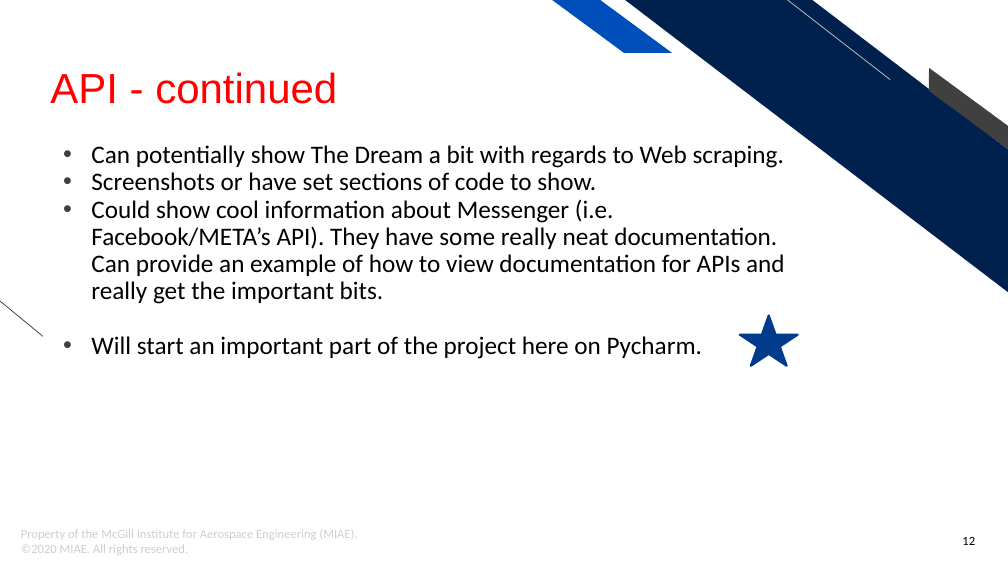
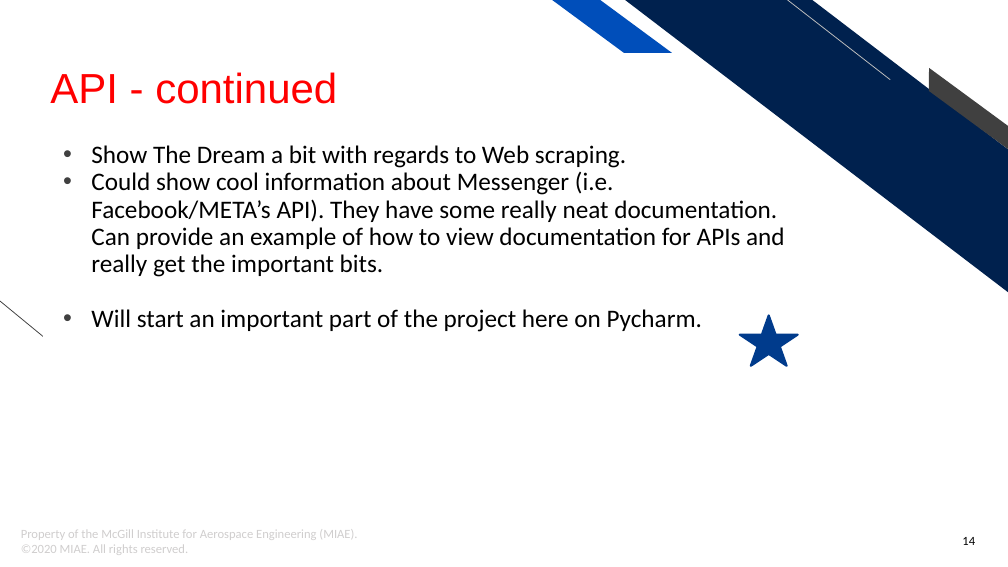
Before and after one commit to mowglu/MIAE-Python, a slide deck: slide 14 of Python Tutorial - MIAE.pptx (slide 12 before the commit). Drawn at 1008x567 pixels with LibreOffice and Linux fonts; fonts in the diff are those of the drawing; background and template pictures are left out. Boxes give left, top, right and bottom in pixels: in the first picture for what was removed or moved away, otherwise in the second. Text is boxed around its words. In the diff, an @@ line names an element or a change of style, - is before the commit and + after.

```diff
--- a/Python Tutorial - MIAE.pptx
+++ b/Python Tutorial - MIAE.pptx
@@ text at (91, 145, 626, 168): text changed @@
-• Can potentially show The Dream a bit with regards to Web scraping.
-• Screenshots or have set sections of code to show.
+• Show The Dream a bit with regards to Web scraping.
@@ page number at (962, 537, 975, 545): text changed @@
-12
+14
```
Also in this commit, not shown: 6 other slides changed, 3 slides added, 1 slide removed.
